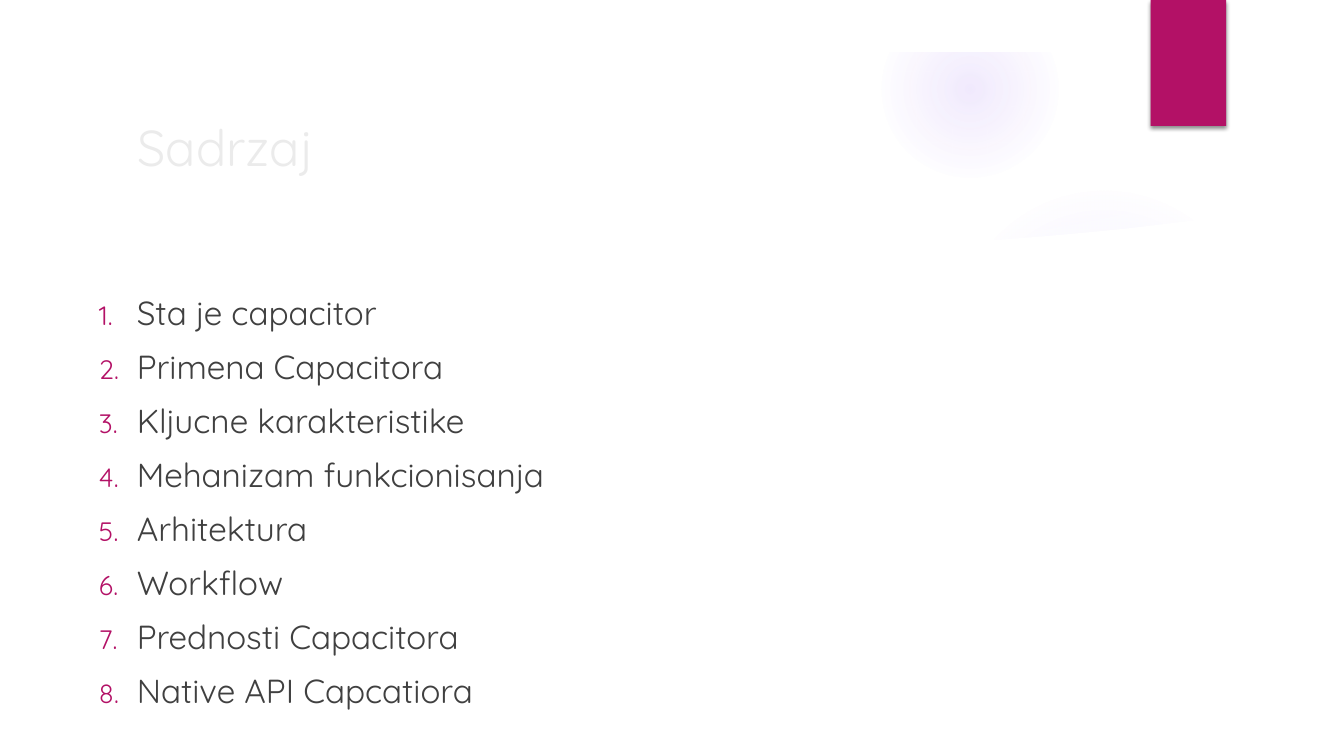
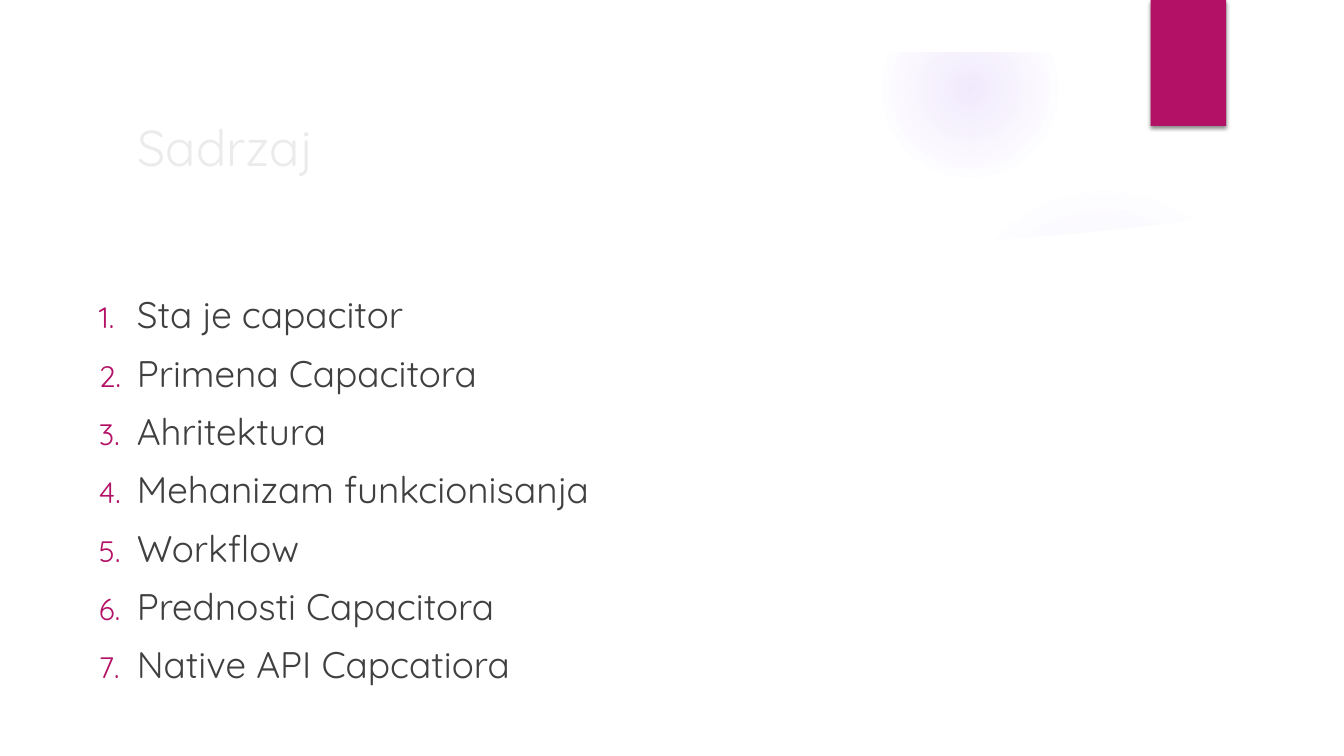
Before and after one commit to gopex01/NaprednoSW, a slide deck: slide 2 of NaprednoSWEPrez2.pptx. Drawn at 1344x756 pixels with LibreOffice and Linux fonts; fonts in the diff are those of the drawing; background and template pictures are left out. Boxes give left, top, right and bottom in pixels: in the first picture for what was removed or moved away, otherwise in the second. Text is boxed around its words. In the diff, an @@ line names an element or a change of style, - is before the commit and + after.

```diff
--- a/NaprednoSWEPrez2.pptx
+++ b/NaprednoSWEPrez2.pptx
@@ text at <box>137,301,589,686</box>: size 23.8 to 26.4 pt @@
@@ text at <box>137,417,326,446</box>: text changed; size 23.8 to 26.4 pt @@
-3. Kljucne karakteristike
+3. Ahritektura
@@ text at <box>137,516,307,542</box>: paragraph removed @@
-5. Arhitektura
```
Also in this commit, not shown: 5 other slides changed, 3 slides added, 1 slide removed.
